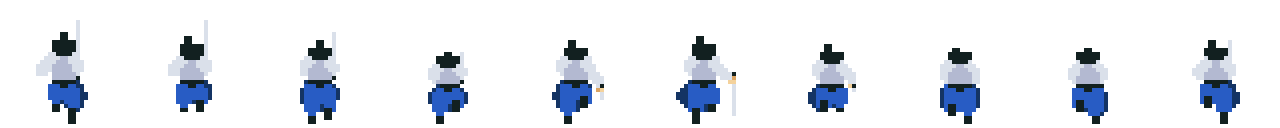
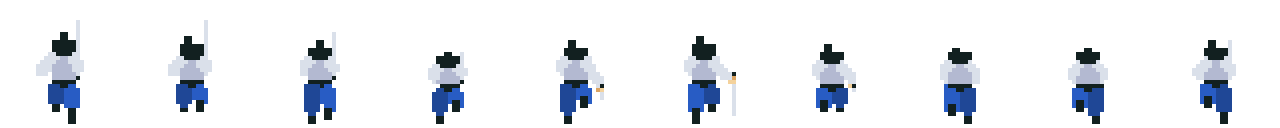
Before/after of a 1280x128 layered artwork. What changed in the layer stack:
painted on "10" over [1216, 80, 1240, 112]
painted on "9" over [1084, 88, 1108, 116]
painted on "8" over [940, 84, 980, 116]
painted on "7" over [808, 84, 848, 112]
painted on "6" over [676, 80, 720, 112]
painted on "5" over [552, 80, 592, 116]
painted on "4" over [428, 84, 468, 116]
painted on "3" over [300, 80, 340, 116]
painted on "2" over [56, 80, 212, 108]
painted on "1" over [48, 80, 88, 112]
